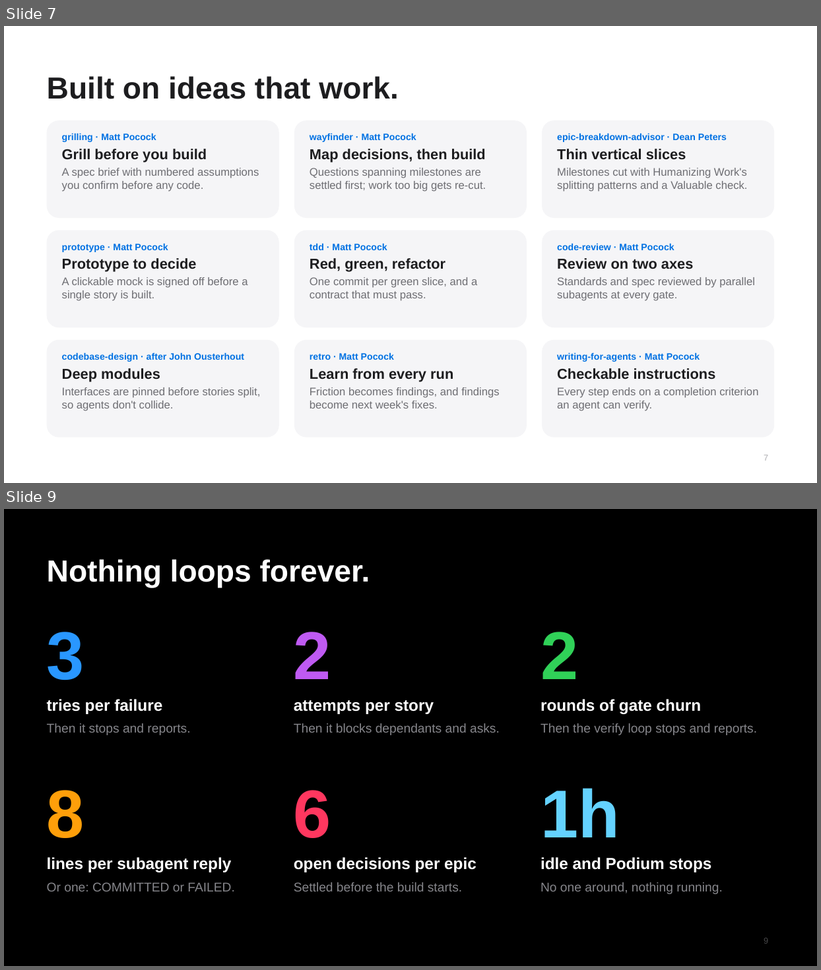
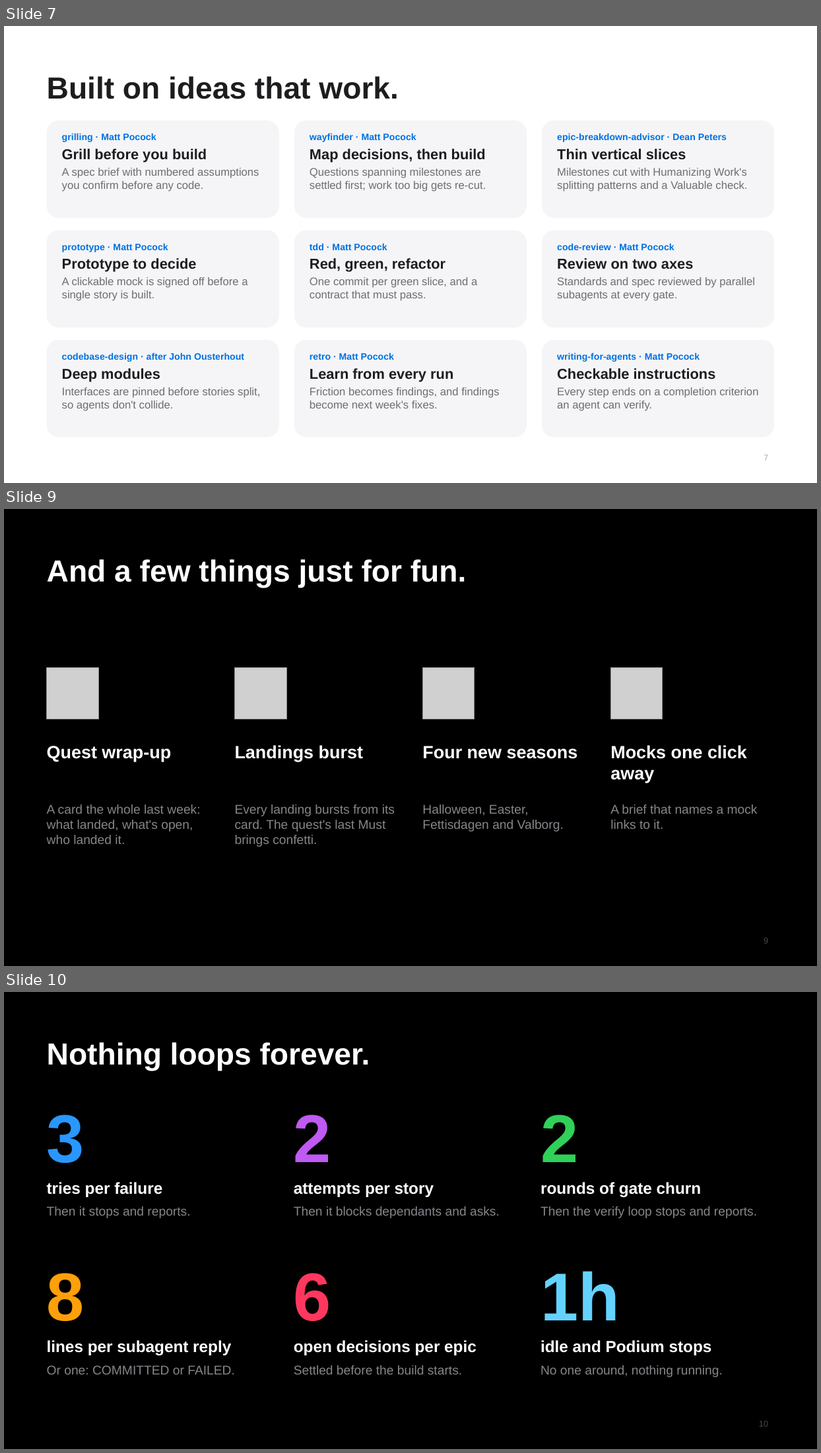
Before and after one commit to warriv93/podium-dashboard, a slide deck: docs/podium-deck.pptx. Shown one above the other, each under a label of ours: slides 7 and 9 before the commit, slides 7, 9 and 10 after it; the slides between them are not shown. The pictures are 821x970 and 821x1453 pixels, drawn with LibreOffice and Linux fonts; fonts in the diff are those of the drawing; grey boxes stand for pictures. Boxes give left, top, right and bottom in pixels: in the first picture for what was removed or moved away, otherwise in the second. Text is boxed around its words. In the diff, an @@ line names an element or a change of style, - is before the commit and + after.

```diff
--- a/docs/podium-deck.pptx
+++ b/docs/podium-deck.pptx
@@ slide 9 added at (x1=4, y1=509, x2=817, y2=966), background #000000 @@
@@ title added at (x1=47, y1=559, x2=467, y2=588), 36 pt, text #FFFFFF, bold @@
+And a few things just for fun.
@@ picture added at (x1=47, y1=667, x2=98, y2=720) @@
@@ picture added at (x1=234, y1=667, x2=286, y2=720) @@
@@ picture added at (x1=423, y1=667, x2=475, y2=720) @@
@@ picture added at (x1=611, y1=667, x2=663, y2=720) @@
@@ text added at (x1=47, y1=746, x2=171, y2=762), 21 pt, text #FFFFFF, bold @@
+Quest wrap-up
@@ text added at (x1=235, y1=745, x2=363, y2=762), 21 pt, text #FFFFFF, bold @@
+Landings burst
@@ text added at (x1=422, y1=746, x2=578, y2=759), 21 pt, text #FFFFFF, bold @@
+Four new seasons
@@ text added at (x1=611, y1=745, x2=747, y2=783), 21 pt, text #FFFFFF, bold @@
+Mocks one click away
@@ text added at (x1=47, y1=805, x2=200, y2=844), 15 pt, text #86868B @@
+A card the whole last week: what landed, what's open, who landed it.
@@ text added at (x1=235, y1=805, x2=395, y2=847), 15 pt, text #86868B @@
+Every landing bursts from its card. The quest's last Must brings confetti.
@@ text added at (x1=422, y1=805, x2=564, y2=832), 15 pt, text #86868B @@
+Halloween, Easter, Fettisdagen and Valborg.
@@ text added at (x1=611, y1=805, x2=758, y2=829), 15 pt, text #86868B @@
+A brief that names a mock links to it.
@@ page number added at (x1=764, y1=938, x2=768, y2=944), 10 pt, text #48484A @@
+9
@@ what was slide 9 is now slide 10 @@
@@ page number at (x1=759, y1=1421, x2=768, y2=1427): text changed @@
-9
+10
```
Also in this commit, not shown: 6 slides changed, 1 other slide added, 3 other files.
